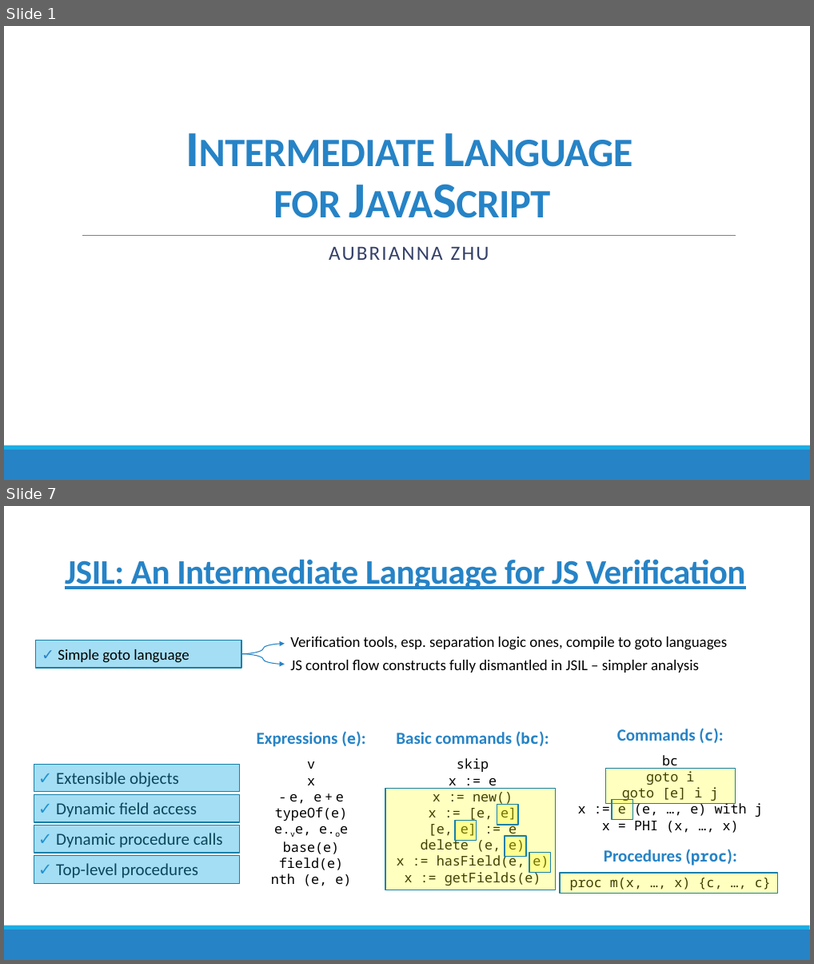
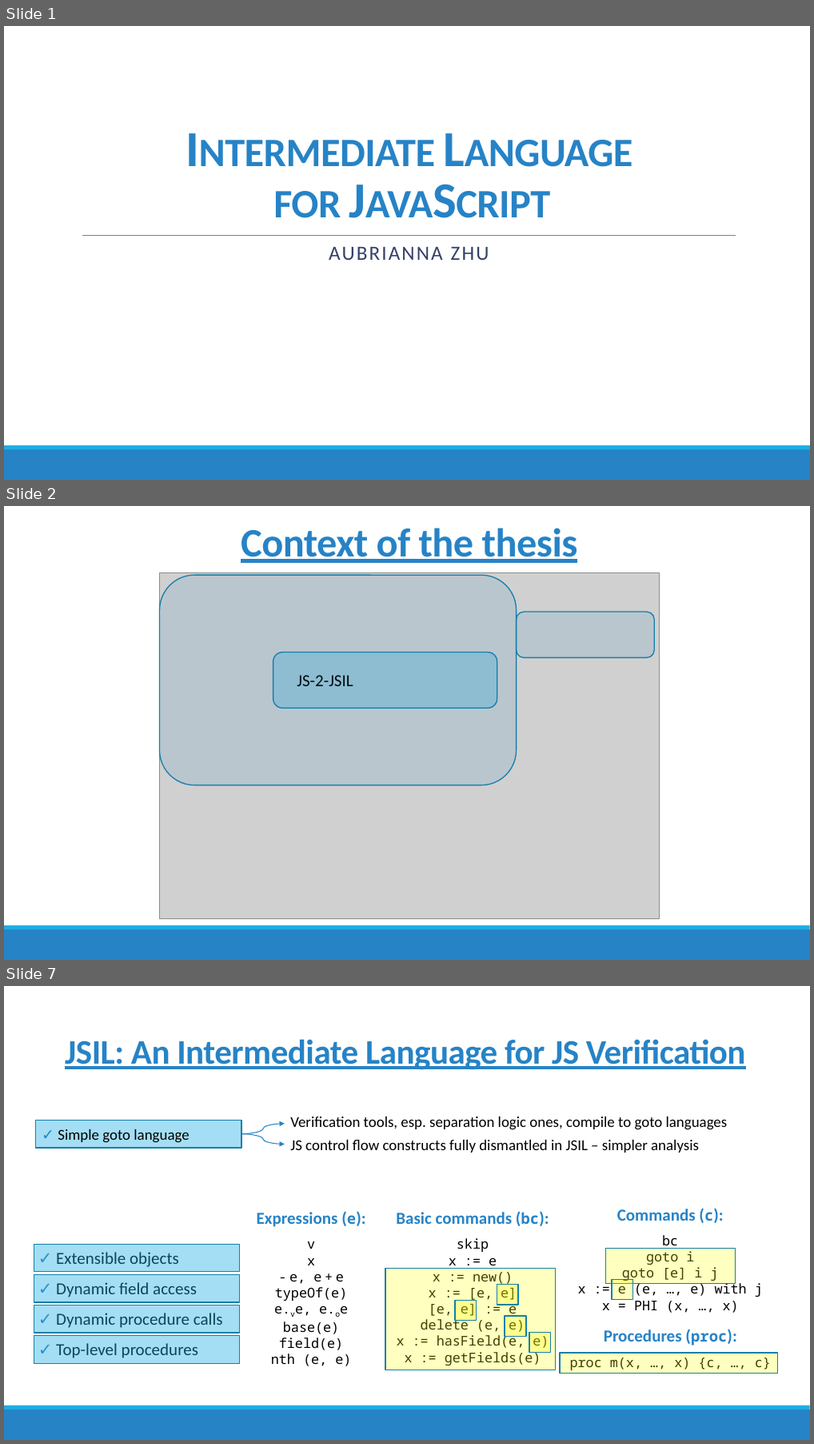
Before and after one commit to amqzhu/JSIL_report, a slide deck: presentation.pptx. Shown one above the other, each under a label of ours: slides 1 and 7 before the commit, slides 1, 2 and 7 after it; the slides between them are not shown. The pictures are 814x964 and 814x1444 pixels, drawn with LibreOffice and Linux fonts; fonts in the diff are those of the drawing; grey boxes stand for pictures. Boxes give left, top, right and bottom in pixels: in the first picture for what was removed or moved away, otherwise in the second. Text is boxed around its words. In the diff, an @@ line names an element or a change of style, - is before the commit and + after.

```diff
--- a/presentation.pptx
+++ b/presentation.pptx
@@ slide 2 added at (x1=4, y1=506, x2=810, y2=960), background #FFFFFF; not listed: 2 template elements that a slide beside it also shows @@
@@ title added at (x1=241, y1=528, x2=578, y2=563), 48 pt, text #2683C6, bold, underline @@
+Context of the thesis
@@ picture added at (x1=159, y1=573, x2=659, y2=919) @@
@@ rounded rectangle added at (x1=159, y1=575, x2=516, y2=785), fill #0070C0 at 10% opacity, outline #1580A9 1.25 pt @@
@@ rounded rectangle added at (x1=516, y1=612, x2=654, y2=658), fill #0070C0 at 10% opacity, outline #1580A9 1.25 pt @@
@@ rounded rectangle added at (x1=274, y1=652, x2=498, y2=708), fill #1CADE4 at 27% opacity, outline #1580A9 1.25 pt, 20 pt, text #000000 @@
+JS-2-JSIL
```
Also in this commit, not shown: 8 slides changed, 1 slide removed, 1 other file.
